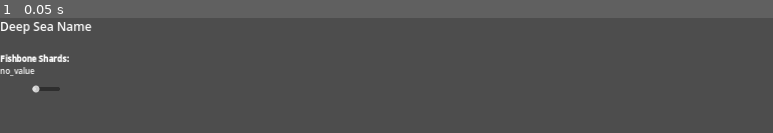
Above: before the commit, frame 1.
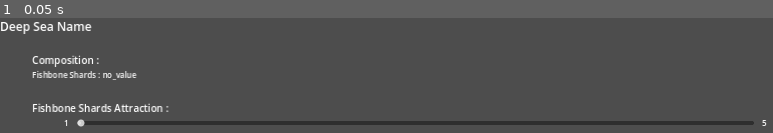
Above: after the commit, the same moment.

Repository: LironLZ/project_fishbone
Game: Godot game, scene res://scenes/views/deep_seas/component/deep_sea/deep_sea.tscn
The game is run twice, just before and just after one commit, with the same random seed, the same clock (stepped at 60 frames per second) and the same inputs. This scene is started directly instead of the project's main scene.
Inputs:
- Up to frame 1 (0.05 s): no input

The runs differ from the first frame. In frame 1, 5.2% of the frame differs, in the area x 0-100%, y 31-95%.
Error in both runs: Invalid access to property or key 'given_name' on a base object of type 'Nil'. (res://scenes/views/deep_seas/component/deep_sea/compo_deep_seas.gd:32)

Commit message:
Minor adjustments

Diff:
--- a/scenes/user_interface/user_interface.tscn
+++ b/scenes/user_interface/user_interface.tscn
@@ -66,7 +66,7 @@
 
 [node name="DeepSeasLink" type="LinkButton" parent="HBoxContainer/LeftPanel/VBoxContainer/Navigator/MarginContainer/VBoxContainer"]
 layout_mode = 2
-text = "DeepSeasLink"
+text = "Deep Seas"
 script = ExtResource("2_06g54")
 
 [node name="MarginContainer" type="MarginContainer" parent="HBoxContainer/LeftPanel/VBoxContainer"]
--- a/scenes/views/deep_seas/component/deep_sea/deep_sea.tscn
+++ b/scenes/views/deep_seas/component/deep_sea/deep_sea.tscn
@@ -3,11 +3,13 @@
 [ext_resource type="Script" path="res://scenes/views/deep_seas/component/deep_sea/compo_deep_seas.gd" id="1_iar5x"]
 
 [node name="DeepSeas" type="VBoxContainer" node_paths=PackedStringArray("label_name", "label_composition", "consumption_slider")]
+offset_right = 1598.0
+offset_bottom = 898.0
 theme_override_constants/separation = 16
 script = ExtResource("1_iar5x")
 label_name = NodePath("DeepSeasName")
-label_composition = NodePath("Composition")
-consumption_slider = NodePath("MarginContainer2/HSlider")
+label_composition = NodePath("MarginContainer3/VBoxContainer/Composition")
+consumption_slider = NodePath("MarginContainer3/VBoxContainer/MarginContainer2/HBoxContainer/HSlider")
 
 [node name="DeepSeasName" type="Label" parent="."]
 layout_mode = 2
@@ -22,20 +24,57 @@
 [node name="HSeparator" type="HSeparator" parent="MarginContainer"]
 layout_mode = 2
 
-[node name="Composition" type="RichTextLabel" parent="."]
+[node name="MarginContainer3" type="MarginContainer" parent="."]
+layout_mode = 2
+theme_override_constants/margin_left = 64
+
+[node name="VBoxContainer" type="VBoxContainer" parent="MarginContainer3"]
+layout_mode = 2
+
+[node name="CompositionHeader" type="Label" parent="MarginContainer3/VBoxContainer"]
+layout_mode = 2
+theme_type_variation = &"HeaderSmall"
+text = "Composition : "
+
+[node name="Composition" type="RichTextLabel" parent="MarginContainer3/VBoxContainer"]
 layout_mode = 2
 bbcode_enabled = true
-text = "[b]Fishbone Shards:[/b] no_value"
+text = "Fishbone Shards : no_value"
 fit_content = true
 
-[node name="MarginContainer2" type="MarginContainer" parent="."]
+[node name="Spacing" type="Control" parent="MarginContainer3/VBoxContainer"]
+custom_minimum_size = Vector2(0, 32)
+layout_mode = 2
+
+[node name="AttractionHeader" type="Label" parent="MarginContainer3/VBoxContainer"]
+layout_mode = 2
+theme_type_variation = &"HeaderSmall"
+text = "Fishbone Shards Attraction : "
+
+[node name="MarginContainer2" type="MarginContainer" parent="MarginContainer3/VBoxContainer"]
 layout_mode = 2
 theme_override_constants/margin_left = 64
 theme_override_constants/margin_right = 64
 
-[node name="HSlider" type="HSlider" parent="MarginContainer2"]
+[node name="HBoxContainer" type="HBoxContainer" parent="MarginContainer3/VBoxContainer/MarginContainer2"]
 layout_mode = 2
+theme_override_constants/separation = 16
+
+[node name="Min" type="Label" parent="MarginContainer3/VBoxContainer/MarginContainer2/HBoxContainer"]
+layout_mode = 2
+text = "1"
+
+[node name="HSlider" type="HSlider" parent="MarginContainer3/VBoxContainer/MarginContainer2/HBoxContainer"]
+layout_mode = 2
+size_flags_horizontal = 3
+size_flags_vertical = 4
+min_value = 1.0
 max_value = 5.0
+value = 1.0
 scrollable = false
 
-[connection signal="value_changed" from="MarginContainer2/HSlider" to="." method="_on_h_slider_value_changed"]
+[node name="Max" type="Label" parent="MarginContainer3/VBoxContainer/MarginContainer2/HBoxContainer"]
+layout_mode = 2
+text = "5"
+
+[connection signal="value_changed" from="MarginContainer3/VBoxContainer/MarginContainer2/HBoxContainer/HSlider" to="." method="_on_h_slider_value_changed"]
--- a/scripts/abstracts/deep_seas.gd
+++ b/scripts/abstracts/deep_seas.gd
@@ -11,7 +11,7 @@
 ## Amount of Fishbone Shards inside the Deep Seas.
 var fishbone_shards : int = 0
 ## Amount of fishbone shards the deep seas attract every second.
-var fishbone_shards_consumed : int = 0
+var fishbone_shards_consumed : int = 1
 
 ## Tries to consume fishbone shards.
 func _on_consume_fishbone_shards() -> void:
--- a/scripts/handlers/handler_deep_seas.gd
+++ b/scripts/handlers/handler_deep_seas.gd
@@ -21,7 +21,8 @@
 
 ## List of Deep Seas.
 var deep_seas : Array[DeepSeas] = []
-
+## Maximum amount of deep seas the player can create.
+var max_deep_seas_count : int = 1
 
 ## Load Deep Seas.
 func _ready() -> void:
@@ -55,8 +56,11 @@
 
 
 ## Create a new deep sea and add it to the list.
-func create_deep_seas() -> void:
+func create_deep_seas() -> Error:
+	if deep_seas.size() >= max_deep_seas_count:
+		return Error.FAILED
 	var new_deep_seas : DeepSeas = DeepSeas.new()
+
 	new_deep_seas.data_index = deep_seas.size()
 
 	timer.timeout.connect(new_deep_seas._on_consume_fishbone_shards)
@@ -70,7 +74,7 @@
 	Game.ref.data.deep_seas.append(data_deep_seas)
 
 	deep_seas_created.emit()
-
+	return Error.OK
 
 ## Changes the fishbone shards consumption value of a single Deep Sea.
 func update_deep_seas_fishbone_shards_consumption_value(index : int, value : int) -> void:
